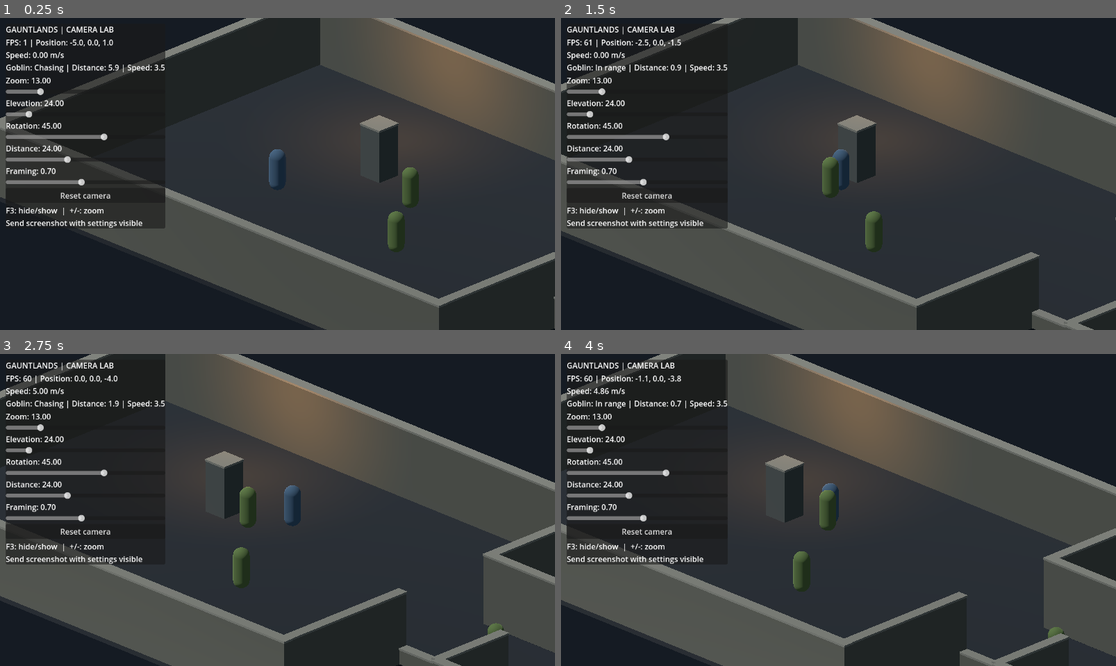
Above: before the commit, frames 1-4 (two rows, left to right).
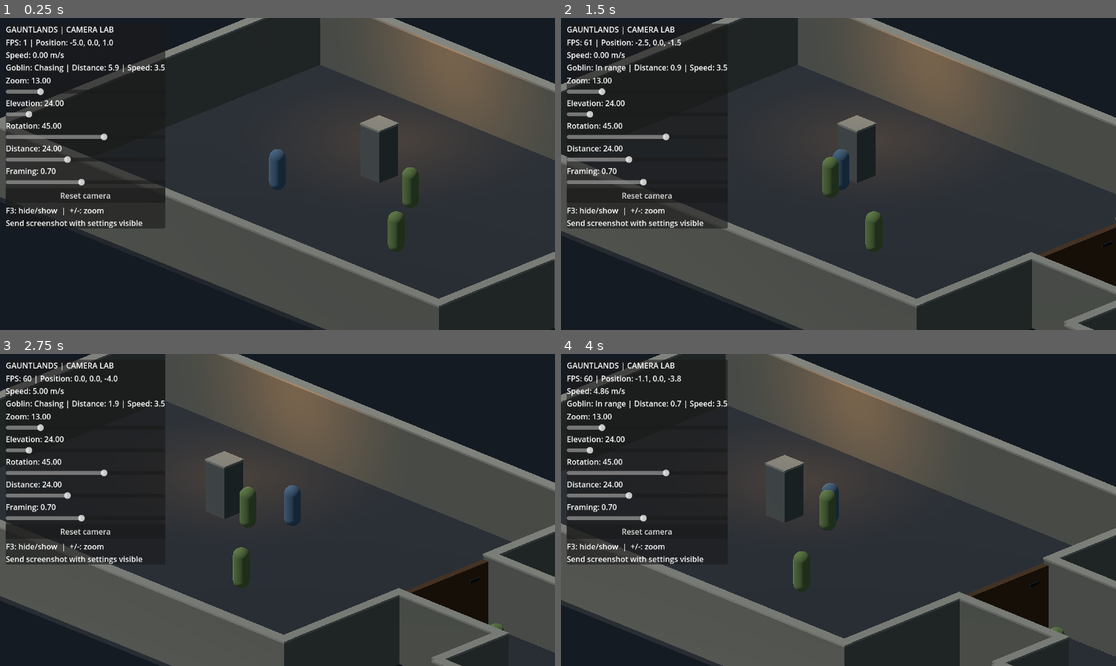
Above: after the commit, the same moments.

Repository: Jonty303/Project-Gauntlands
Game: Godot game, scene res://scenes/experiment_25d.tscn
Same seed, same stepped clock (60 frames per second), same inputs: the game is played once before the commit and once after it. This scene is started directly instead of the project's main scene.
Inputs (mouse positions are in pixels of both pictures, inside the frame that each line leads up to):
- Up to frame 1 (0.25 s): no input
- Up to frame 2 (1.5 s): tap Enter (ui_accept) at 0.5, 0.77 s; move the mouse to (960, 158) at 0.52 s; hold D (move_right) 0.53-1.25 s; hold Space (attack) 0.53-1.25 s; click (960, 158) at 0.67 s; drag from (727, 189) to (810, 236) at 1.27 s
- Up to frame 3 (2.75 s): move the mouse to (333, 441) at 2.02 s; hold D (move_right) from 2.03 s (still down); tap Q (target_previous) at 2.1 s
- Up to frame 4 (4 s): release D (move_right) at 2.75 s; drag from (810, 572) to (672, 463) at 2.77 s; move the mouse to (1005, 556) at 3.52 s; hold A (move_left) from 3.53 s (still down); hold Space (attack) from 3.53 s (still down); tap Enter (ui_accept) at 3.77 s

The runs differ from the first frame. In frame 1, less than 0.1% of the frame differs, in the area x 99-100%, y 77-91%; in frame 2, 3.6%; in frame 3, 3.9%, in the area x 71-91%, y 65-100%; in frame 4, 3.9%.

Commit message:
Add interactive hinged oak door with E key and collision

Diff:
--- a/scripts/experiment_25d.gd
+++ b/scripts/experiment_25d.gd
@@ -14,6 +14,10 @@
 var wall_occluders: Array[StaticBody3D] = []
 var faded_walls: Dictionary = {}
 var wall_visual_heights: Dictionary = {}
+var door: StaticBody3D
+var door_open := false
+var door_progress := 0.0
+var door_collider: CollisionShape3D
 var goblin_state := "Idle"
 var goblin_distance := 0.0
 var light_enabled := true
@@ -32,6 +36,7 @@
     _make_box("WestWall", Vector3(-13,1.55,0), Vector3(0.45,WALL_HEIGHT,19), Color("#77796f"))
     for z in [-6.0,6.0]:
         _make_box("EastDoorJamb", Vector3(13,1.55,z), Vector3(0.45,WALL_HEIGHT,7), Color("#77796f"))
+    _make_door()
     for z in [-2.7,2.7]:
         _make_box("CorridorWall", Vector3(16,1.55,z), Vector3(6.2,WALL_HEIGHT,0.4), Color("#77796f"))
     for z in [-4.5,4.5]:
@@ -92,6 +97,60 @@
     _update_goblin()
     _update_wall_visibility()
     _animate_cutaway_walls(delta)
+    _animate_door(delta)
+
+func _unhandled_key_input(event: InputEvent) -> void:
+    if event is InputEventKey and event.pressed and not event.echo and event.keycode == KEY_E:
+        if hero.global_position.distance_to(door.global_position) <= 3.4:
+            door_open = not door_open
+
+func _make_door() -> void:
+    # Hinged wooden door fills the main room's eastern doorway.
+    var hinge := Node3D.new()
+    hinge.name = "DoorHinge"
+    hinge.position = Vector3(13.0, 0.0, -2.4)
+    add_child(hinge)
+    door = StaticBody3D.new()
+    door.name = "OakDoor"
+    door.position = Vector3(0.0, 1.5, 2.4)
+    hinge.add_child(door)
+    var slab := MeshInstance3D.new()
+    slab.name = "DoorSlab"
+    var slab_mesh := BoxMesh.new()
+    slab_mesh.size = Vector3(0.32, 3.0, 4.8)
+    slab.mesh = slab_mesh
+    var wood := StandardMaterial3D.new()
+    wood.albedo_color = Color("#59402a")
+    slab.material_override = wood
+    door.add_child(slab)
+    door_collider = CollisionShape3D.new()
+    var solid := BoxShape3D.new()
+    solid.size = slab_mesh.size
+    door_collider.shape = solid
+    door.add_child(door_collider)
+    for offset in [-1.55, 1.55]:
+        var strap := MeshInstance3D.new()
+        var strap_mesh := BoxMesh.new()
+        strap_mesh.size = Vector3(0.4, 0.14, 0.55)
+        strap.mesh = strap_mesh
+        strap.position = Vector3(0, 0.9, offset)
+        var iron := StandardMaterial3D.new()
+        iron.albedo_color = Color("#292d31")
+        strap.material_override = iron
+        door.add_child(strap)
+    var handle := MeshInstance3D.new()
+    var knob := SphereMesh.new()
+    knob.radius = 0.13
+    knob.height = 0.26
+    handle.mesh = knob
+    handle.position = Vector3(-0.23, 0.0, 1.75)
+    door.add_child(handle)
+
+func _animate_door(delta: float) -> void:
+    door_progress = move_toward(door_progress, 1.0 if door_open else 0.0, delta * 1.8)
+    door.get_parent().rotation.y = door_progress * PI * 0.5
+    # Disable the door collider once sufficiently open; leave the frame solid.
+    door_collider.disabled = door_progress > 0.85
 
 func _update_goblin() -> void:
     if goblins.is_empty():
